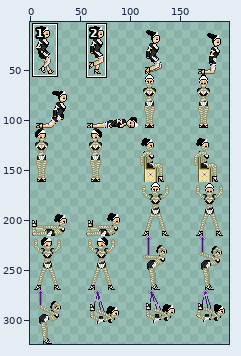
Two states of a sprite sheet, Platformer/Assets/Images/HeroineKO.png. Above: a wide view before the commit, with the close-up outlined.
Close-up. First the earlier version:
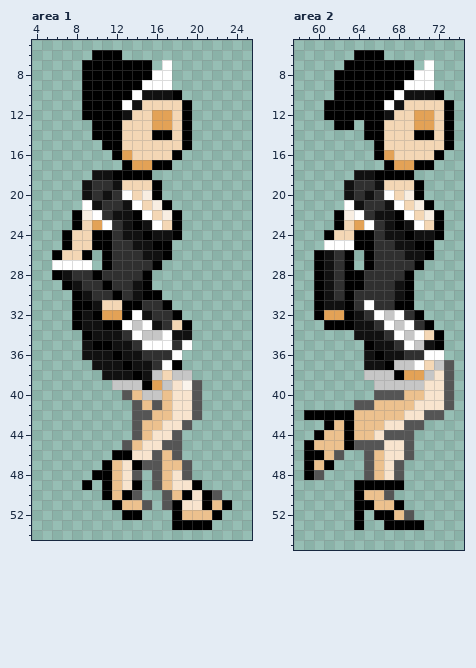
The file is 216x324 pixels. Colours within 5 levels of each other are drawn and written as one. Shown: area 1: x 4..25, y 5..54; area 2: x 58..74, y 5..55. The wide view leaves out empty margins. The commit also changed other parts of the picture, which this record leaves out.
Once edited:
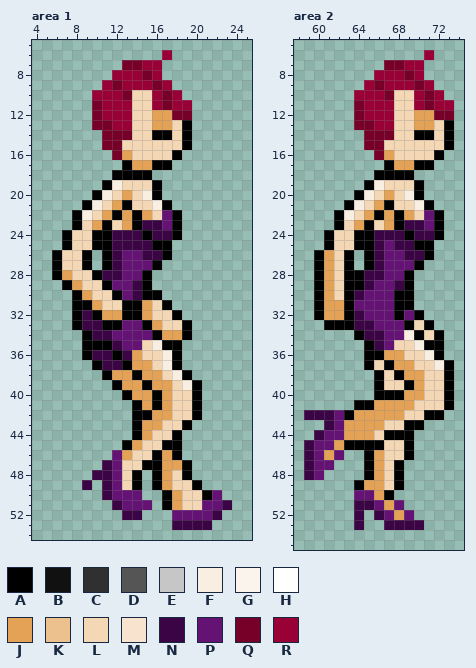
Palette (. is transparent): A #000000  B #111111  C #303030  D #555555  E #c6c6c6  F #f8eee2  G #faf4ec  H #ffffff  J #e3a256  K #ecc18e  L #f4d7b5  M #f8e4ce  N #3b0545  P #651275  Q #770029  R #990035
What changed:
Changed rows in their new state; - is an unchanged pixel.
Area 1:
first column x 6:
 6 ----...----R------
 7 ---....QQRR.------
 8 ---...RRRQR.------
 9 ---..RQRRRQR------
10 ---.RRRQLLRQR-----
11 ---.QRRRL-RQRR----
12 ---.QRRR----QQ----
13 ----QQRR----------
14 ----.QQQ----------
15 -----QQ-----------
16 ------Q-----------
18 ----..------------
19 ---..AF-----------
20 ---.AFLJ----------
21 ---AFLJAL---------
22 ----LJAJ-J-P------
23 -----ALJ-NNP------
24 ------NNN-NN------
25 ------NNNN--------
26 ------NPPNN-------
27 ALLA--NPPP--------
28 -JLL-NNPP---------
29 --JLL-PPN---------
30 ---JLL-PN---------
31 ----J----JL-------
32 ---N----AJLL------
33 ---NN--PPAJL------
34 ----NNPPPPAJJA----
35 ---A--NPPLFAA.----
36 ---ANN-NJLLFA-----
37 ----ANN-JJLF------
38 -----AJJ-JJ-FA----
39 ------AJJ--JLFA---
40 -------AJJAJLLA---
41 --------AJAJLLA---
42 --------AAJJLLA---
43 --------AJJLLA----
44 --------AJLLA-----
45 -------AJLLAA-----
46 ------PJLLAJA-----
47 -----NPLLAAJJA----
48 ----NNPLA-AJLA----
49 ---N-NPL--AJLL----
50 -----NPPP--AJLL-P-
51 ------NPPP-AJLLPPN
52 -------NN---PPPPN-
53 ------------NNNN--
Area 2:
first column x 59:
 6 -----...----R--
 7 ----....QQRR.--
 8 ---....RRRQR.--
 9 ---...RQRRRQR--
10 ---..RRRQLLRQR-
11 --...QRRRL-RQRR
12 --...QRRR----QQ
13 ---..QQRR------
14 ------QQQ------
15 ------QQ-------
16 -------Q-------
18 -----..--------
19 ----..AF-------
20 ----.AFLJ------
21 ----AFLJAL-----
22 -----LJAJ-J-P--
23 ------ALJ-NNP--
24 -------NNN-NN--
25 --ALL--NPNN----
26 --JL---NPPNN---
27 --JL---NPPP----
28 --JL--NNPP-----
29 --JL--NPPN-----
30 --JL-NPPPA-----
31 --JJ-PPPP------
32 -----NPPPAP----
33 -----NNPPPAL---
34 -----ANNPPFA---
35 -------NPLLFA--
36 ------A-JJLLFA-
37 ------AL-JJL-FA
38 ------.AL---LLA
39 -------ALLAJLLA
40 -------AAAJJLLA
41 -----AAJJJJLLLA
42 NNNP-JJJJJLLAA-
43 --NPJJJJLLAA---
44 -NPPJJJLAAA----
45 NPPJ-AAALLA----
46 NPJP--AJLLA----
47 NPP---AJLA-----
48 NP----AJLA-----
49 ------JJL------
50 -----PPJA------
51 -----NNPJP-----
52 -----N-NPJP----
53 -----N--NNNN---
Pixel boxes of the changes (left, top, right, bottom) in both close-ups:
changed: (52, 50, 232, 530)
changed: (304, 50, 454, 530)
